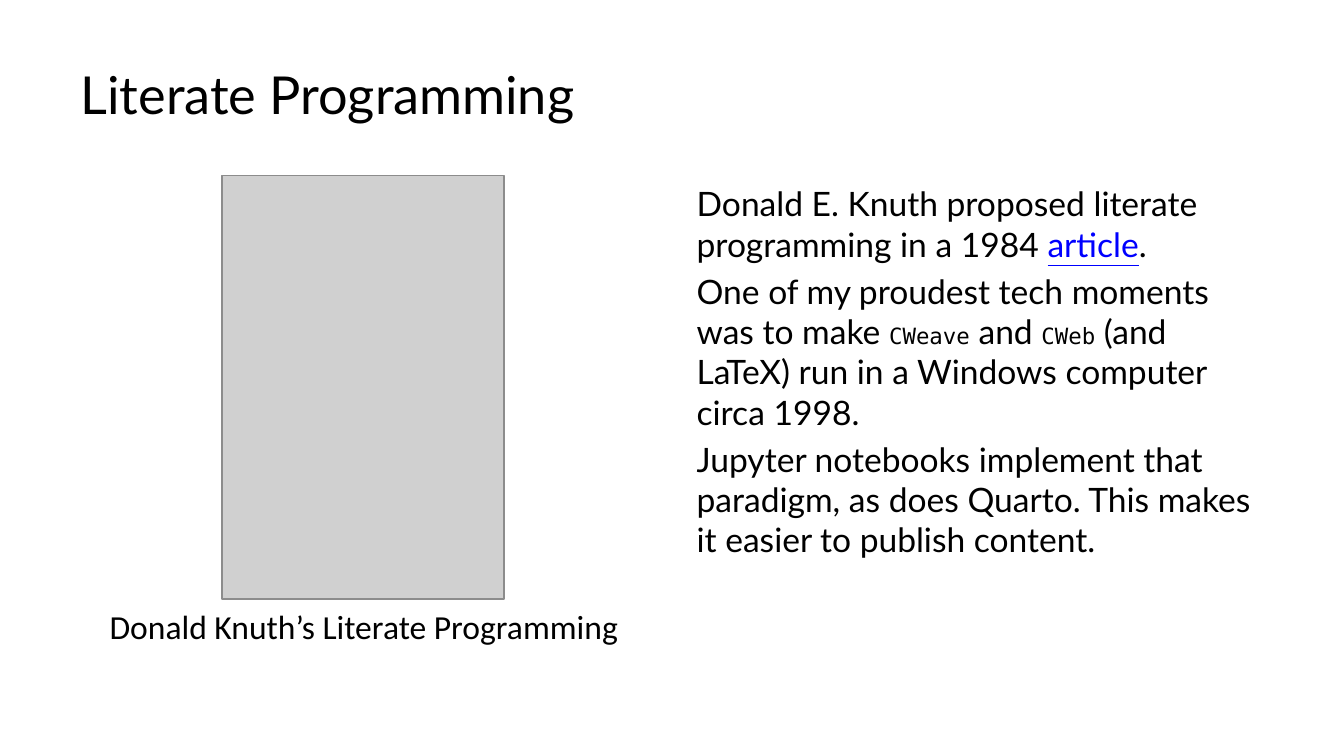
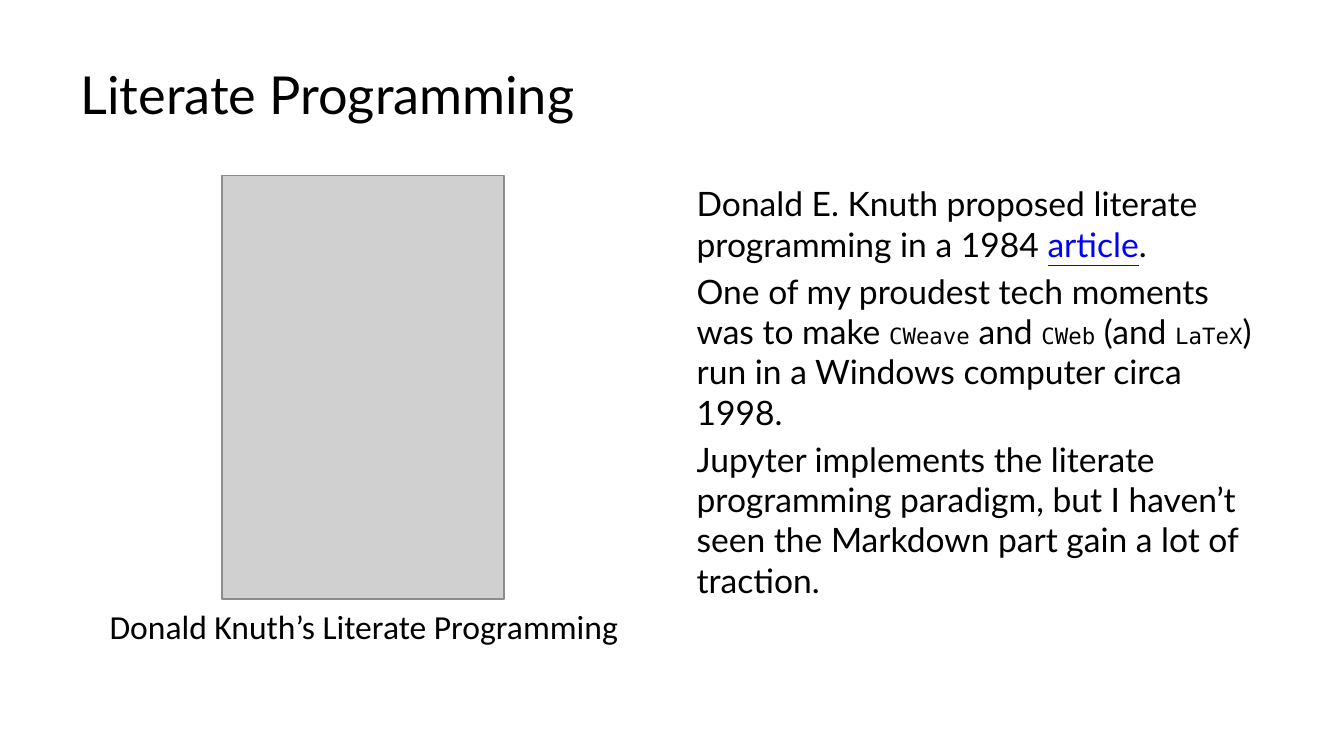
Before and after one commit to lucas-a-meyer/using-quarto, a slide deck: slide 4 of docs/presentation.pptx. Drawn at 1344x756 pixels with LibreOffice and Linux fonts; fonts in the diff are those of the drawing; grey boxes stand for pictures. Boxes give left, top, right and bottom in pixels: in the first picture for what was removed or moved away, otherwise in the second. Text is boxed around its words. In the diff, an @@ line names an element or a change of style, - is before the commit and + after.

```diff
--- a/docs/presentation.pptx
+++ b/docs/presentation.pptx
@@ text at (x1=697, y1=279, x2=1242, y2=426): size 18 to 12 pt, font Lato to DejaVu Sans Mono in "LaTeX)" @@
@@ text at (x1=697, y1=447, x2=1238, y2=594): text changed @@
-Jupyter notebooks implement that paradigm, as does Quarto. This makes it easier to publish content.
+Jupyter implements the literate programming paradigm, but I haven’t seen the Markdown part gain a lot of traction.
```
Also in this commit, not shown: 10 other files.
